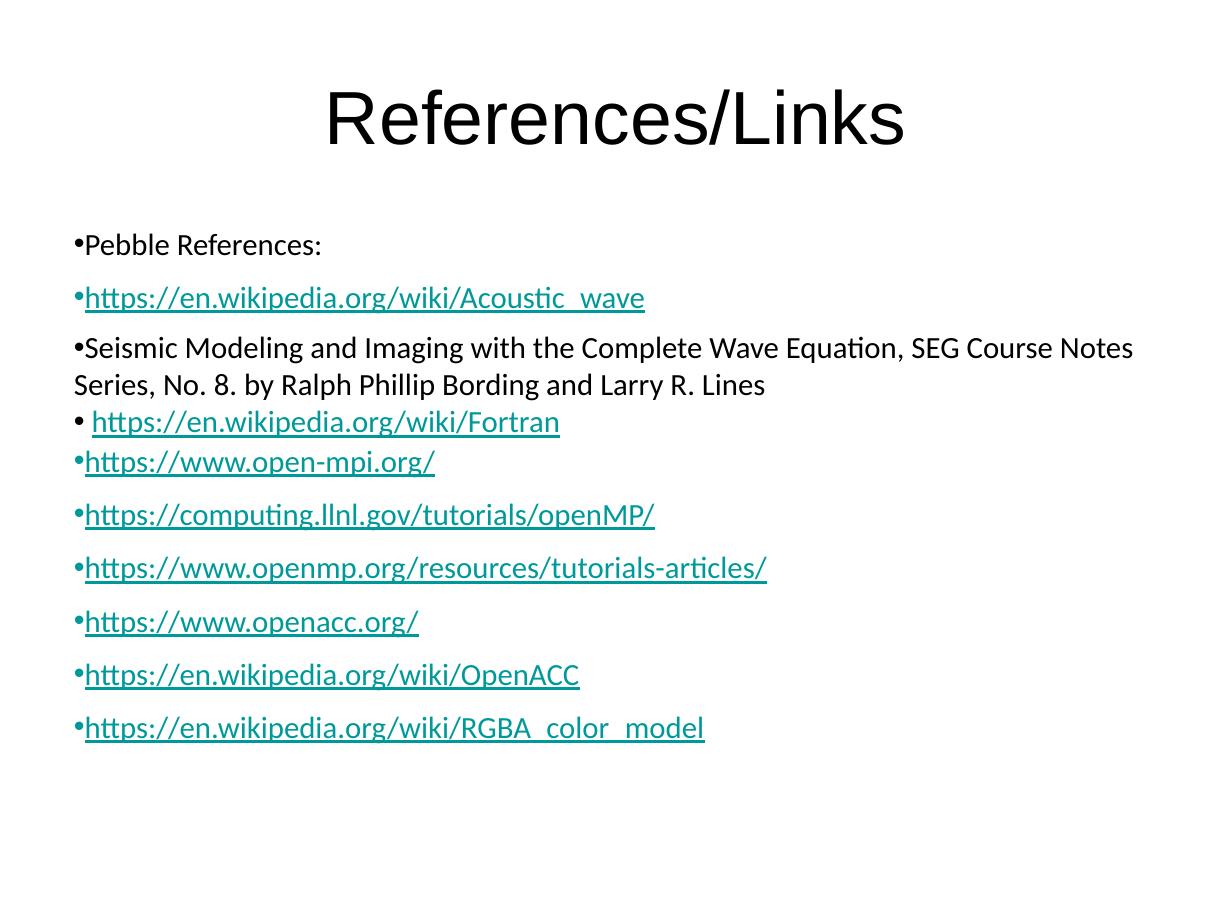
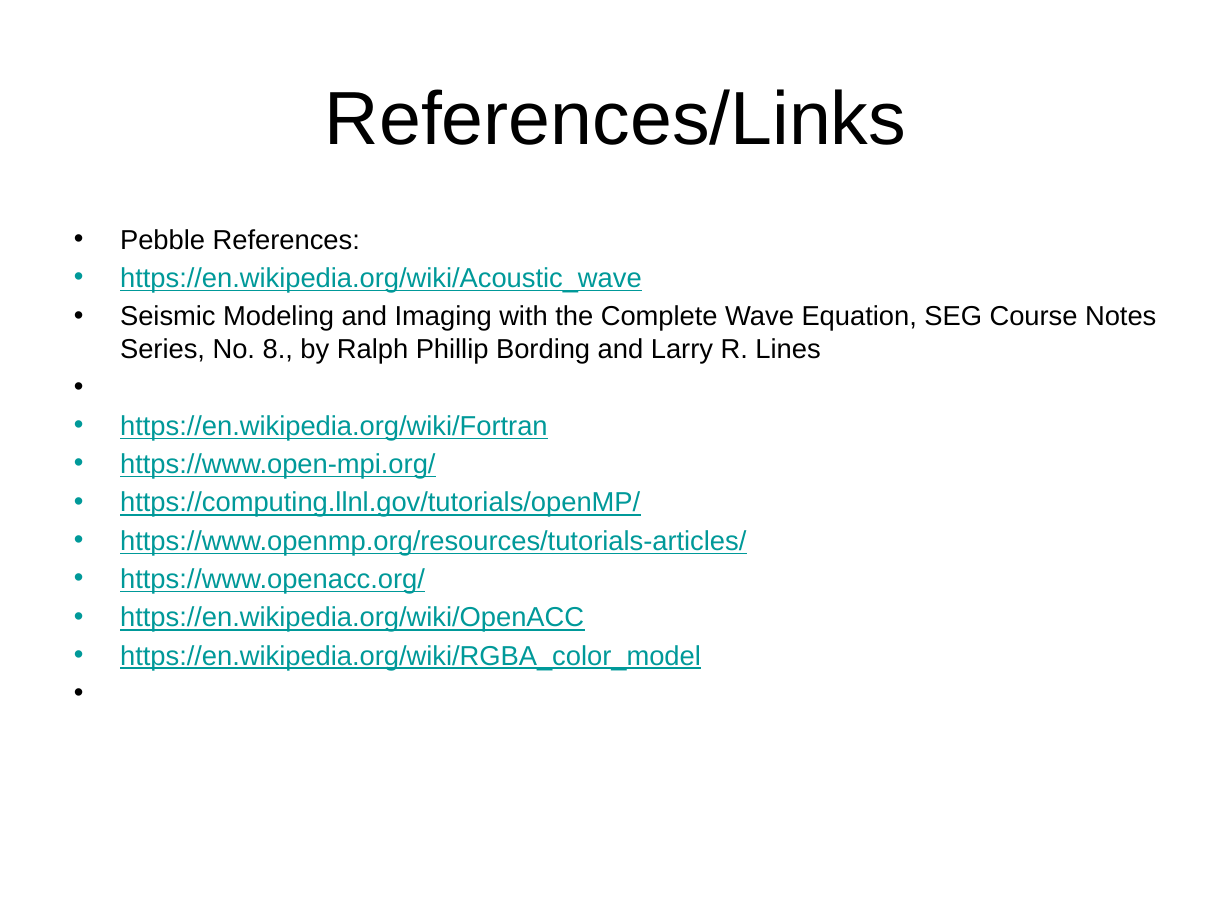
Before and after one commit to shodor-education/petascale-semester-curriculum, a slide deck: slide 62 of units/6/lessons/3/resources/petascale-lesson-6.3-slides.pptx (slide 64 before the commit). Drawn at 1232x924 pixels with LibreOffice and Linux fonts; fonts in the diff are those of the drawing. Boxes give left, top, right and bottom in pixels: in the first picture for what was removed or moved away, otherwise in the second. Text is boxed around its words. In the diff, an @@ line names an element or a change of style, - is before the commit and + after.

```diff
--- a/units/6/lessons/3/resources/petascale-lesson-6.3-slides.pptx
+++ b/units/6/lessons/3/resources/petascale-lesson-6.3-slides.pptx
@@ text at [120,229,746,670]: size 18 to 16 pt, font Calibri to Arial in "Pebble References:", "https://en.wikipedia.org/wiki/Acoustic_wave", "https://en.wikipedia.org/wiki/Fortran", "https://www.open-mpi.org/" and 5 more places; indent changed; line spacing 1.07 to 1; less space between paragraphs; more space between paragraphs @@
@@ text at [120,305,1156,364]: text changed; size 18 to 16 pt; font Calibri to Arial @@
-• Seismic Modeling and Imaging with the Complete Wave Equation, SEG Course Notes Series, No. 8. by Ralph Phillip Bording and Larry R. Lines
+• Seismic Modeling and Imaging with the Complete Wave Equation, SEG Course Notes Series, No. 8., by Ralph Phillip Bording and Larry R. Lines
```
Also in this commit, not shown: 6 other slides changed, 2 slides added, 4 slides removed.
